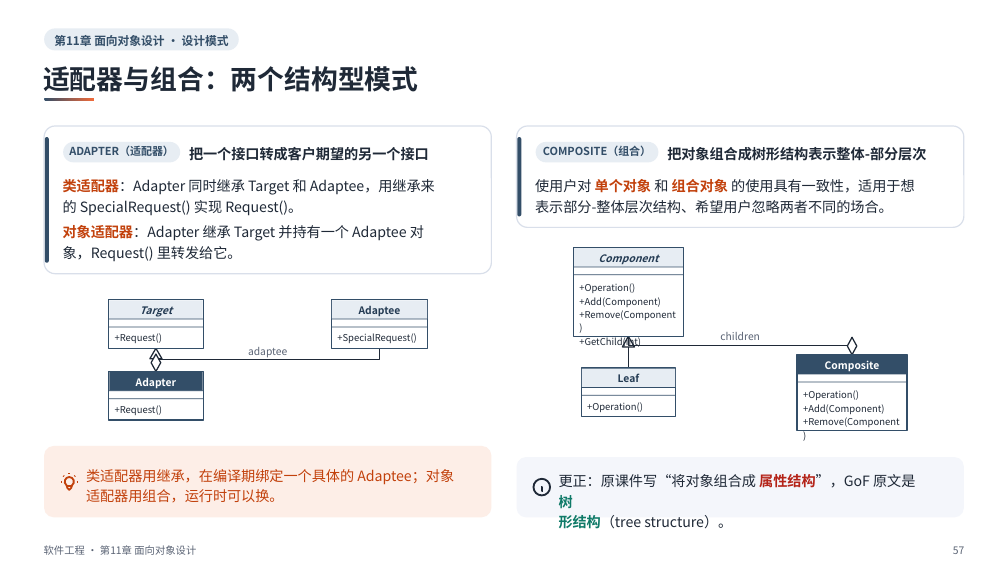
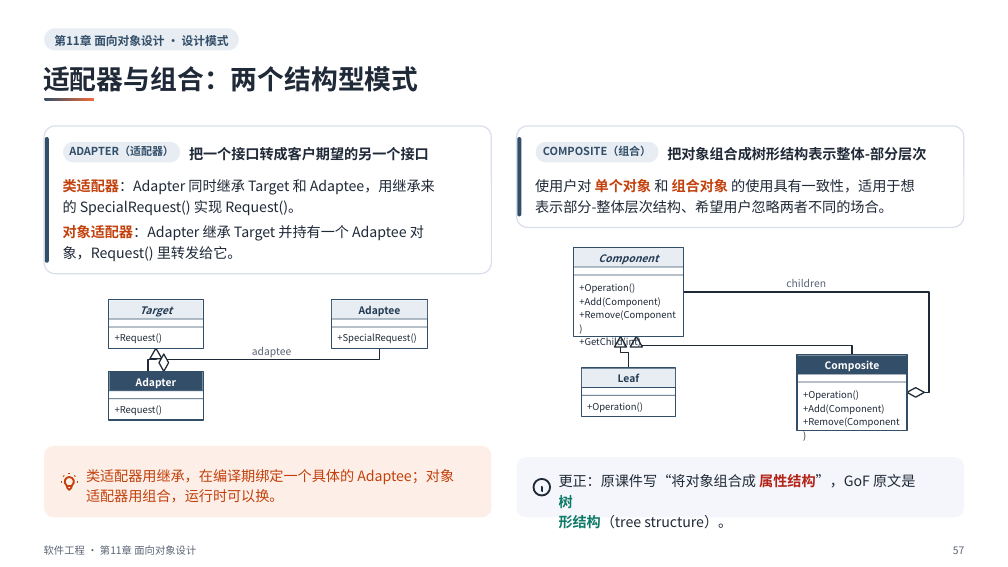
Before and after one commit to sweetcornna/JLU-remake, a slide deck: slide 57 of 大三上/软件工程/重制版PPT/第11章 面向对象设计（重制版）.pptx. Drawn at 1008x567 pixels with LibreOffice and Linux fonts; fonts in the diff are those of the drawing. Boxes give left, top, right and bottom in pixels: in the first picture for what was removed or moved away, otherwise in the second. Text is boxed around its words. In the diff, an @@ line names an element or a change of style, - is before the commit and + after.

```diff
--- a/大三上/软件工程/重制版PPT/第11章 面向对象设计（重制版）.pptx
+++ b/大三上/软件工程/重制版PPT/第11章 面向对象设计（重制版）.pptx
@@ freeform shape: place and size @@
-freeform shape at box(628, 337, 852, 346)
+freeform shape at box(684, 292, 929, 392)
@@ rounded rectangle: place and size @@
-rounded rectangle at box(716, 329, 765, 344)
+rounded rectangle at box(783, 275, 831, 290)
@@ text "children": place and size @@
-text "children" at box(720, 332, 760, 340)
+text "children" at box(786, 279, 826, 287)
@@ freeform shape: place and size @@
-freeform shape at box(156, 358, 157, 371)
+freeform shape at box(148, 358, 156, 371)
@@ freeform shape: place and size @@
-freeform shape at box(151, 354, 161, 371)
+freeform shape at box(159, 354, 169, 371)
@@ freeform shape: place and size @@
-freeform shape at box(156, 349, 380, 360)
+freeform shape at box(164, 349, 380, 360)
@@ rounded rectangle: place and size @@
-rounded rectangle at box(244, 343, 292, 358)
+rounded rectangle at box(248, 343, 296, 358)
@@ text "adaptee": place and size @@
-text "adaptee" at box(248, 347, 287, 358)
+text "adaptee" at box(252, 347, 291, 357)
@@ freeform shape added at box(615, 337, 627, 347), fill #FFFFFF, outline #1F2937 1.2 pt @@
@@ freeform shape: place and size @@
-freeform shape at box(628, 347, 629, 368)
+freeform shape at box(621, 347, 628, 368)
@@ freeform shape: place and size @@
-freeform shape at box(622, 337, 634, 347)
+freeform shape at box(631, 337, 643, 347)
@@ freeform shape: place and size @@
-freeform shape at box(628, 346, 852, 355)
+freeform shape at box(637, 346, 852, 355)
@@ freeform shape: place and size @@
-freeform shape at box(848, 337, 857, 355)
+freeform shape at box(907, 388, 925, 398)
```
Also in this commit, not shown: 25 other slides changed, 3 other files.
